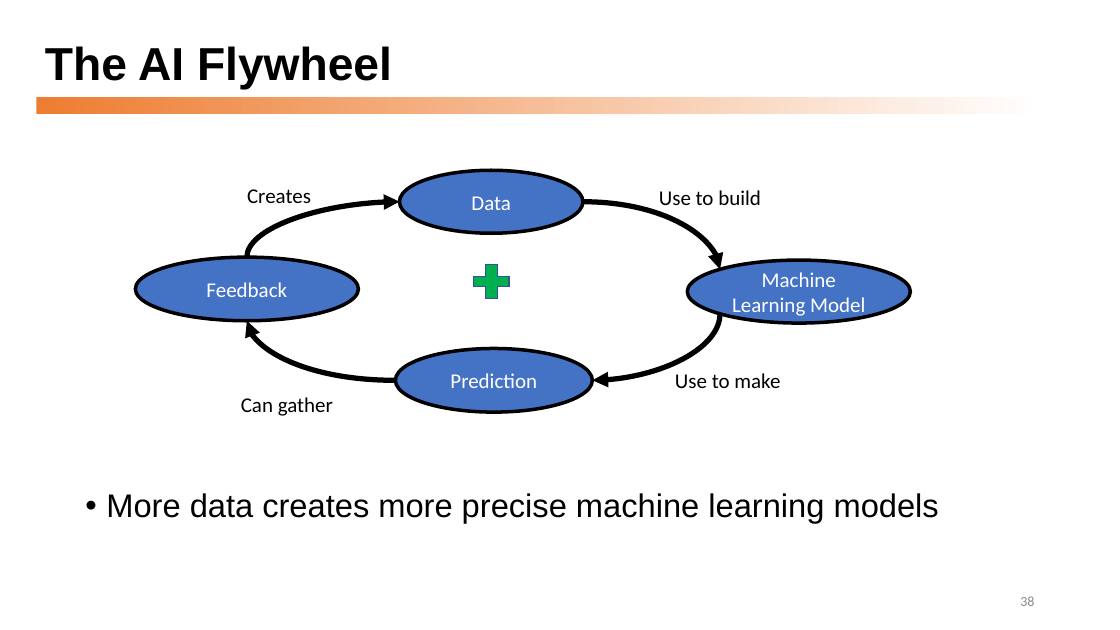
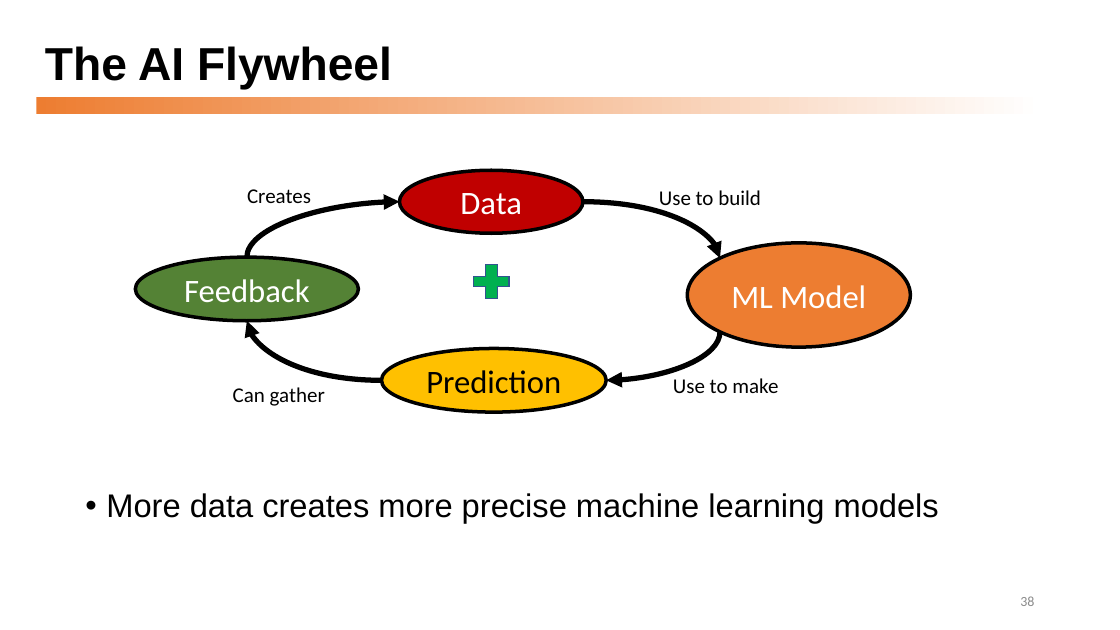
Before and after one commit to dmccreary/graph-systems-thinking, a slide deck: slide 38 of docs/presentations/GST-workshop-2021.pptx. Drawn at 1120x630 pixels with LibreOffice and Linux fonts; fonts in the diff are those of the drawing. Boxes give left, top, right and bottom in pixels: in the first picture for what was removed or moved away, otherwise in the second. Text is boxed around its words. In the diff, an @@ line names an element or a change of style, - is before the commit and + after.

```diff
--- a/docs/presentations/GST-workshop-2021.pptx
+++ b/docs/presentations/GST-workshop-2021.pptx
@@ ellipse "Data" at box(400, 171, 583, 234): size 18 to 28 pt; fill #4472C4 to #C00000 @@
@@ curved arrow moved from (583, 202) - (720, 270) to (583, 202) - (720, 258) @@
@@ ellipse "Feedback" at box(135, 257, 359, 321): size 18 to 28 pt; fill #4472C4 to #548235 @@
@@ ellipse "ML Model": place and size @@
-ellipse "ML Model" at box(687, 260, 911, 323)
+ellipse "ML Model" at box(687, 243, 911, 347)
@@ ellipse "ML Model" at box(687, 243, 911, 347): fill #4472C4 to #ED7D31 @@
@@ text in ellipse at box(731, 285, 866, 308): text changed; size 18 to 28 pt @@
-Machine Learning Model
+ML Model
@@ curved arrow moved from (396, 381) - (247, 321) to (381, 381) - (247, 321) @@
@@ ellipse "Prediction": place and size @@
-ellipse "Prediction" at box(396, 349, 592, 413)
+ellipse "Prediction" at box(381, 349, 606, 413)
@@ ellipse "Prediction" at box(381, 349, 606, 413): size 18 to 28 pt, text colour #FFFFFF to #000000; fill #4472C4 to #FFC000 @@
@@ curved arrow moved from (720, 314) - (592, 381) to (720, 332) - (607, 381) @@
@@ text "Can gather": place and size @@
-text "Can gather" at box(241, 397, 333, 416)
+text "Can gather" at box(233, 387, 325, 406)
@@ text "Use to make": place and size @@
-text "Use to make" at box(675, 373, 780, 388)
+text "Use to make" at box(673, 378, 778, 393)
```
Also in this commit, not shown: 6 other files.
